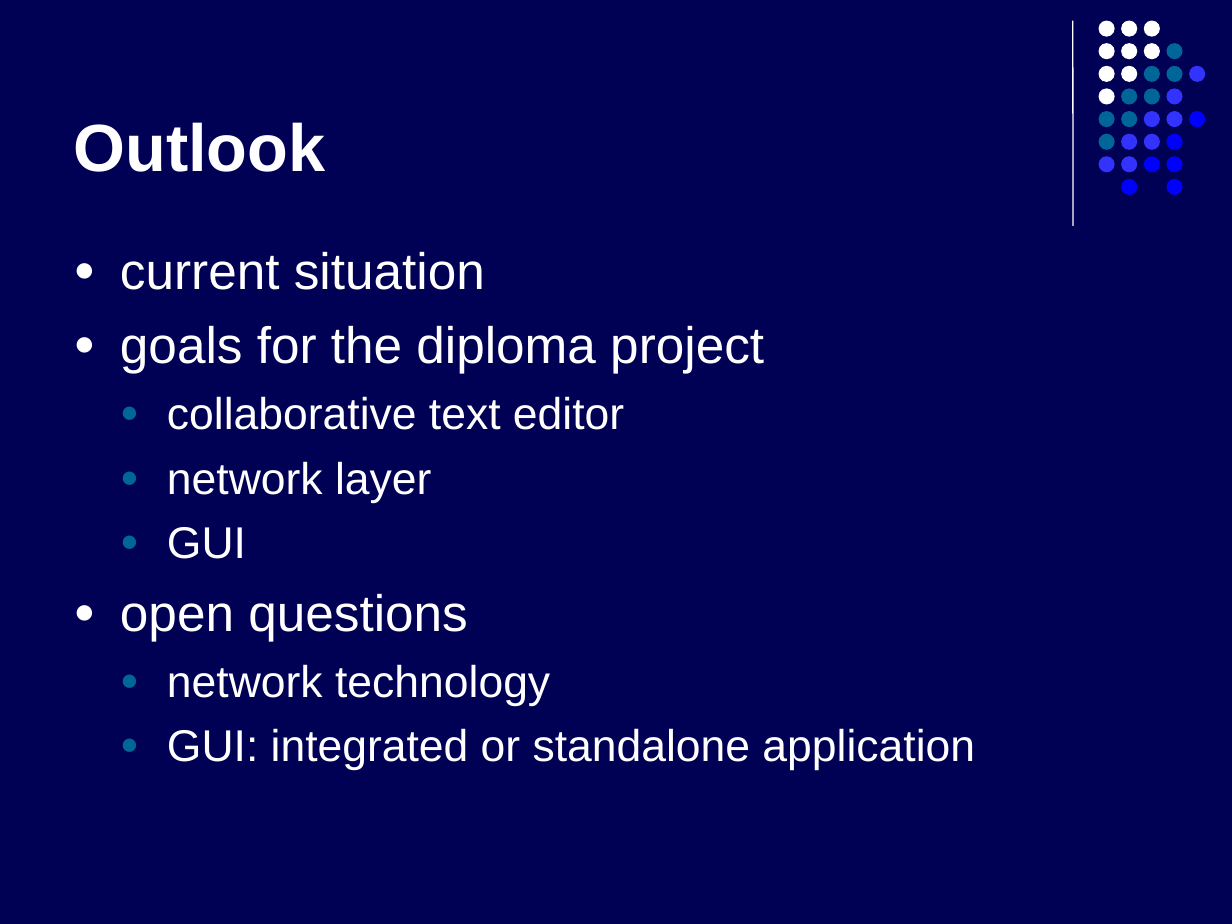
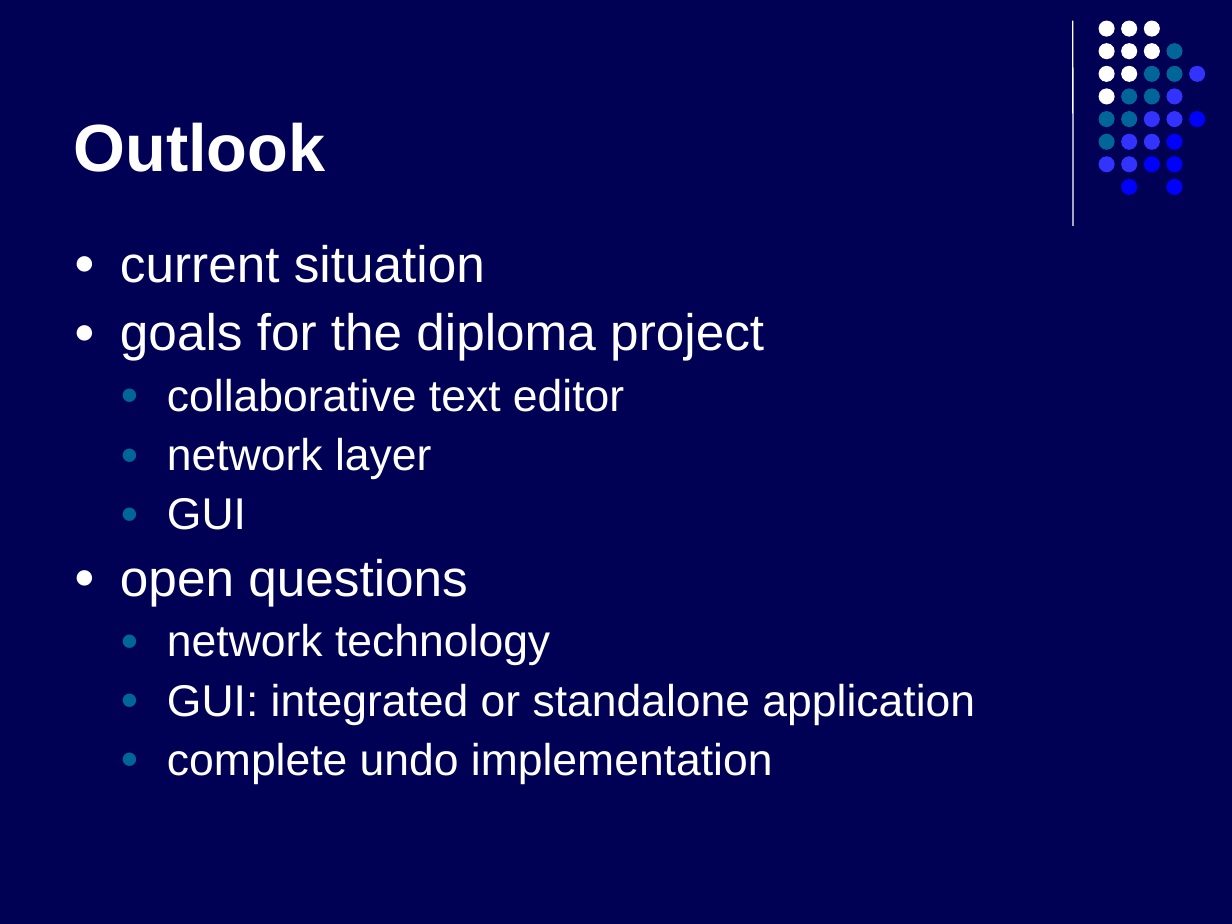
Before and after one commit to kyanha/ace, a slide deck: slide 22 of ace/trunk/doc/presentation/presentation.ppt (slide 25 before the commit). Drawn at 1232x924 pixels with LibreOffice and Linux fonts; fonts in the diff are those of the drawing. Boxes give left, top, right and bottom in pixels: in the first picture for what was removed or moved away, otherwise in the second. Text is boxed around its words. In the diff, an @@ line names an element or a change of style, - is before the commit and + after.

```diff
--- a/ace/trunk/doc/presentation/presentation.ppt
+++ b/ace/trunk/doc/presentation/presentation.ppt
@@ text at [120, 244, 975, 725]: line spacing 1 to 0.9 @@
@@ text at [167, 742, 773, 784]: paragraph added @@
+  ● complete undo implementation
```
Also in this commit, not shown: 4 other slides changed, 1 slide added, 4 slides removed.
